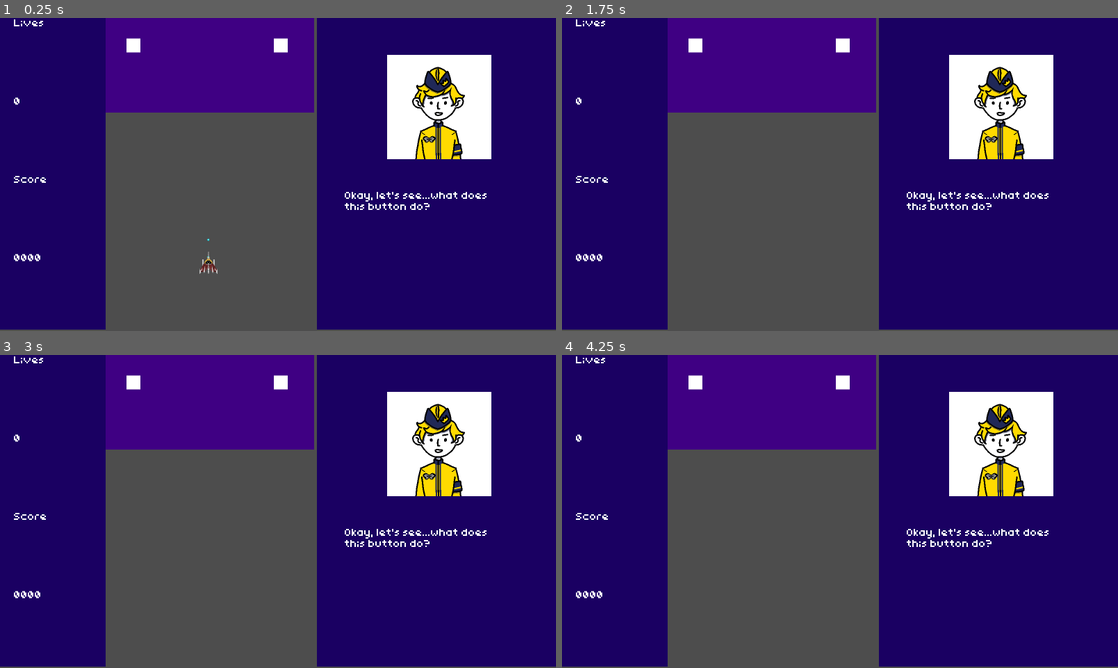
Above: before the commit, frames 1-4 (two rows, left to right).
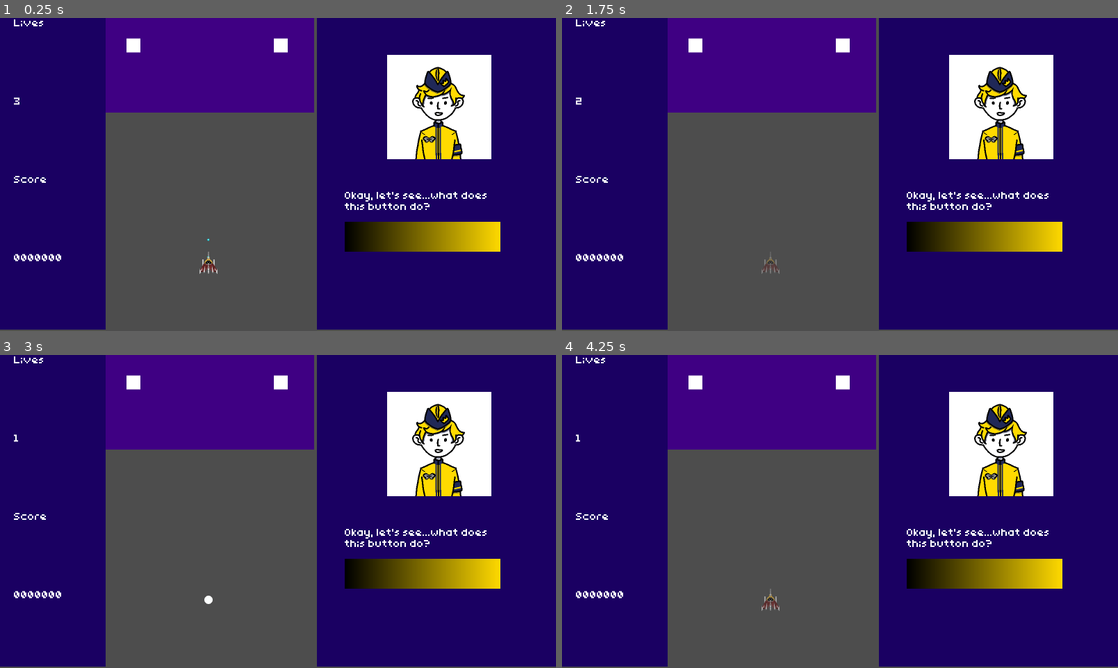
Above: after the commit, the same moments.

Repository: kvognar/gmtk-jam-23
Game: Godot game, scene res://UI/ui.tscn
Same seed, same stepped clock (60 frames per second), same inputs: the game is played once before the commit and once after it.
Inputs (mouse positions are in pixels of both pictures, inside the frame that each line leads up to):
- Up to frame 1 (0.25 s): no input
- Up to frame 2 (1.75 s): tap Enter at 0.5 s; move the mouse to (962, 158) at 0.52 s; hold Space 0.53-1.28 s; move the mouse to (728, 190) at 1.27 s; tap Space at 1.35, 1.52 s
- Up to frame 3 (3 s): tap Space at 1.82, 2, 2.85 s; move the mouse to (333, 442) at 2.02 s; hold Space 2.03-2.78 s; tap Enter at 2.75 s; move the mouse to (250, 574) at 2.77 s
- Up to frame 4 (4.25 s): tap Space at 3.02, 3.32 s; move the mouse to (1006, 558) at 3.52 s; hold Space from 3.53 s (still down)

The runs differ from the first frame. In frame 1, 2.7% of the frame differs, in the area x 2-90%, y 25-78%; in frame 2, 2.8%; in frame 3, 2.8%; in frame 4, 2.8%, in the area x 2-90%, y 25-82%.

Commit message:
hooked up lives, score and health bar

Diff:
--- a/Objects/big_boss.gd
+++ b/Objects/big_boss.gd
@@ -2,8 +2,9 @@
 
 var hp = 10000
 
-
+signal was_hit()
 
 func _on_area_entered(area):
 	area.queue_free()
 	hp -= 1
+	was_hit.emit()
--- a/Objects/mosquito.gd
+++ b/Objects/mosquito.gd
@@ -15,11 +15,15 @@
 
 func _process(_delta):
 
-	if Input.is_key_pressed(KEY_SPACE):
-		explode()
+
 
 	match state:
 		STATES.DEFAULT:
+			#	Debug button to test mosquito death
+			if Input.is_key_pressed(KEY_SPACE):
+				explode()
+				return
+
 			var new_vector = evasion_vector()
 			if new_vector == Vector2.ZERO:
 				new_vector = (respawn_point - global_position).normalized()
@@ -28,7 +32,7 @@
 		STATES.EXPLODING:
 			pass
 		STATES.BLINKING:
-			position = lerp(position, respawn_point, 0.5)
+			global_position = lerp(global_position, respawn_point, 0.5)
 
 func evasion_vector():
 	var result_vector = Vector2.ZERO
@@ -71,7 +75,7 @@
 	$EffectsAnimationPlayer.play("blink")
 	$AnimationPlayer.play("default")
 	state = STATES.BLINKING
-	position = respawn_point + Vector2(0, 400)
+	global_position = respawn_point + Vector2(0, 400)
 
 func _on_effects_animation_player_animation_finished(anim_name):
 	if anim_name == "blink":
--- /dev/null
+++ b/UI/HealthBar.gd
@@ -0,0 +1,7 @@
+extends TextureProgressBar
+
+func _ready():
+	get_node("/root/ScoreKeeper").boss_health_changed.connect(_on_health_changed)
+
+func _on_health_changed(new_health):
+	value = new_health
--- /dev/null
+++ b/UI/life_counter.gd
@@ -0,0 +1,7 @@
+extends RichTextLabel
+
+func _ready():
+	get_node("/root/ScoreKeeper").lives_changed.connect(_on_lives_updated)
+
+func _on_lives_updated(new_lives):
+	text = String.num_int64(new_lives)
--- /dev/null
+++ b/UI/mosquito_score_counter.gd
@@ -0,0 +1,7 @@
+extends RichTextLabel
+
+func _ready():
+	get_node("/root/ScoreKeeper").score_changed.connect(_on_score_updated)
+
+func _on_score_updated(new_score):
+	text = String.num_int64(new_score).pad_zeros(7)
--- a/UI/ui.tscn
+++ b/UI/ui.tscn
@@ -1,9 +1,23 @@
-[gd_scene load_steps=5 format=3 uid="uid://73hn5exfdvlc"]
+[gd_scene load_steps=12 format=3 uid="uid://73hn5exfdvlc"]
 
 [ext_resource type="PackedScene" uid="uid://blhcb8e2wnusn" path="res://UI/text_box.tscn" id="1_7stbh"]
 [ext_resource type="FontFile" uid="uid://bjk7glv5kqlch" path="res://Assets/Fonts/tinypixel.otf" id="1_ceb6r"]
+[ext_resource type="Script" path="res://UI/life_counter.gd" id="2_lxena"]
 [ext_resource type="PackedScene" uid="uid://bi2afaq273fgy" path="res://game.tscn" id="3_xpj52"]
+[ext_resource type="Script" path="res://UI/mosquito_score_counter.gd" id="4_o5nrq"]
 [ext_resource type="Texture2D" uid="uid://kihp8hi80dgt" path="res://Assets/Sprites/abe_hello.png" id="4_swatf"]
+[ext_resource type="Script" path="res://UI/HealthBar.gd" id="6_8xuuj"]
+
+[sub_resource type="Gradient" id="Gradient_5np5i"]
+
+[sub_resource type="GradientTexture1D" id="GradientTexture1D_1a6xr"]
+gradient = SubResource("Gradient_5np5i")
+
+[sub_resource type="Gradient" id="Gradient_mi6x0"]
+colors = PackedColorArray(0, 0, 0, 1, 0.996094, 0.851563, 0, 1)
+
+[sub_resource type="GradientTexture1D" id="GradientTexture1D_ekmx0"]
+gradient = SubResource("Gradient_mi6x0")
 
 [node name="UI" type="Node2D"]
 position = Vector2(624, 320)
@@ -31,8 +45,8 @@
 
 [node name="LifeCounter" parent="ColorRect/MarginContainer/VBoxContainer" instance=ExtResource("1_7stbh")]
 layout_mode = 2
-text = "0
-"
+text = "3"
+script = ExtResource("2_lxena")
 
 [node name="ScoreLabel" type="RichTextLabel" parent="ColorRect/MarginContainer/VBoxContainer"]
 layout_mode = 2
@@ -42,9 +56,10 @@
 text = "Score
 "
 
-[node name="LifeCounterLabel2" parent="ColorRect/MarginContainer/VBoxContainer" instance=ExtResource("1_7stbh")]
+[node name="ScoreCounter" parent="ColorRect/MarginContainer/VBoxContainer" instance=ExtResource("1_7stbh")]
 layout_mode = 2
-text = "0000"
+text = "0000000"
+script = ExtResource("4_o5nrq")
 
 [node name="Game" parent="." instance=ExtResource("3_xpj52")]
 position = Vector2(-320, -320)
@@ -67,6 +82,16 @@
 layout_mode = 2
 text = "Okay, let's see...what does this button do?"
 
+[node name="HealthBar" type="TextureProgressBar" parent="ColorRect2/VBoxContainer"]
+layout_mode = 2
+size_flags_vertical = 3
+max_value = 10000.0
+value = 10000.0
+nine_patch_stretch = true
+texture_under = SubResource("GradientTexture1D_1a6xr")
+texture_progress = SubResource("GradientTexture1D_ekmx0")
+script = ExtResource("6_8xuuj")
+
 [node name="AbeHello" type="Sprite2D" parent="."]
 position = Vector2(640, -64)
 texture = ExtResource("4_swatf")
--- /dev/null
+++ b/Utilities/score_keeper.gd
@@ -0,0 +1,23 @@
+extends Node
+
+var lives = 3
+var current_phase = 1
+var score = 0
+
+var boss_health = 10000
+
+signal lives_changed(new_lives: int)
+signal score_changed(new_score: int)
+signal boss_health_changed(new_health: int)
+
+func update_score(delta):
+	score += delta
+	score_changed.emit(score)
+
+func update_lives(delta):
+	lives += delta
+	lives_changed.emit(lives)
+
+func update_boss_health(delta):
+	boss_health += delta
+	boss_health_changed.emit(boss_health)
--- a/game.gd
+++ b/game.gd
@@ -1,10 +1,19 @@
 extends Node2D
 
 var bullet_pool: Node
+var score_keeper: Node
 
 func _ready():
 	bullet_pool = get_node("/root/BulletPool")
+	score_keeper = get_node("/root/ScoreKeeper")
 
 func _on_mosquito_died():
+	score_keeper.update_lives(-1)
+	print_debug(score_keeper.lives)
 	for child in bullet_pool.get_children():
 		child.queue_free()
+
+
+func _on_big_boss_was_hit():
+	score_keeper.update_score(1)
+	score_keeper.update_boss_health(-1)
--- a/game.tscn
+++ b/game.tscn
@@ -66,6 +66,7 @@
 [node name="Mosquito" parent="." instance=ExtResource("2_tgu51")]
 position = Vector2(296, 704)
 
+[connection signal="was_hit" from="BigBoss" to="." method="_on_big_boss_was_hit"]
 [connection signal="died" from="Mosquito" to="." method="_on_mosquito_died"]
 
 [editable path="Wall"]
--- a/project.godot
+++ b/project.godot
@@ -18,6 +18,7 @@
 [autoload]
 
 BulletPool="*res://Utilities/bullet_pool.gd"
+ScoreKeeper="*res://Utilities/score_keeper.gd"
 
 [display]
 
